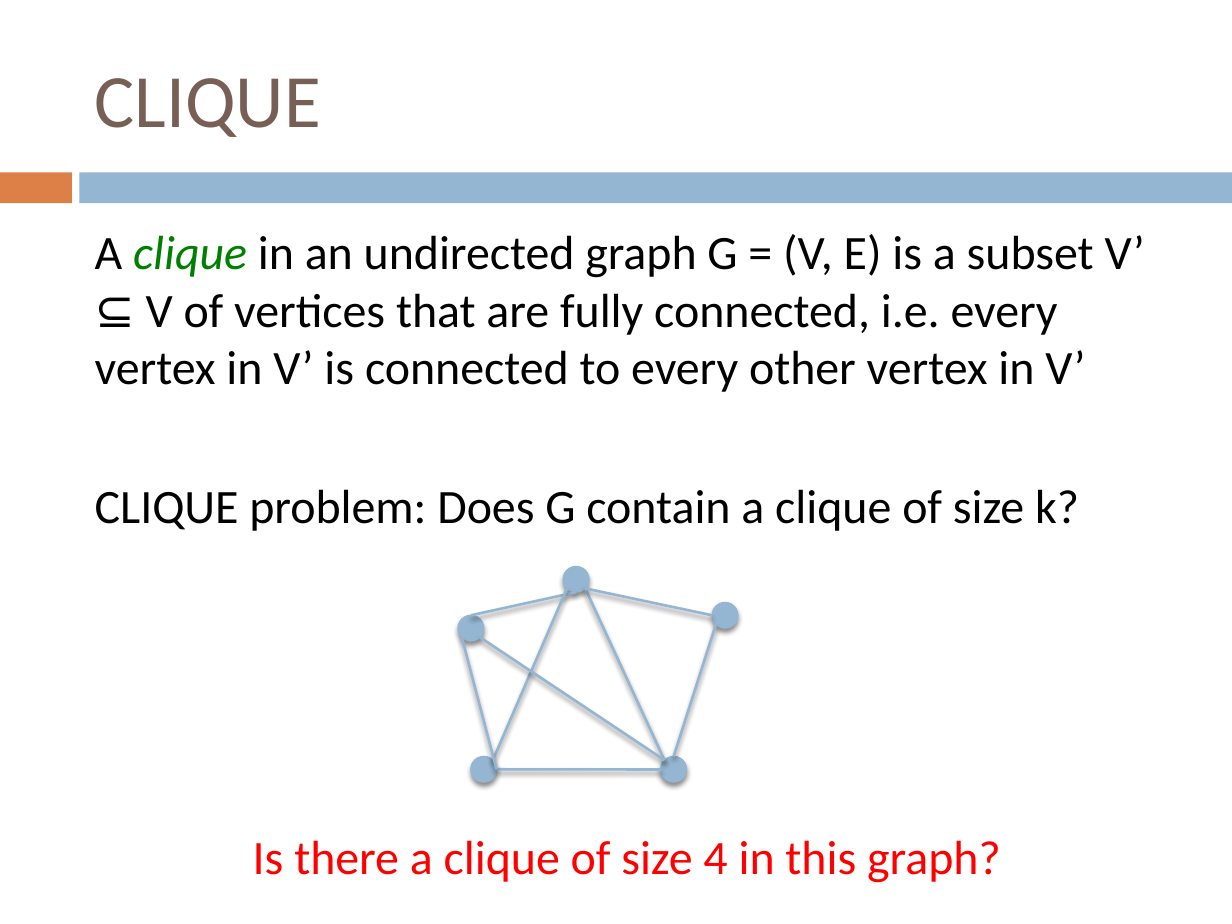
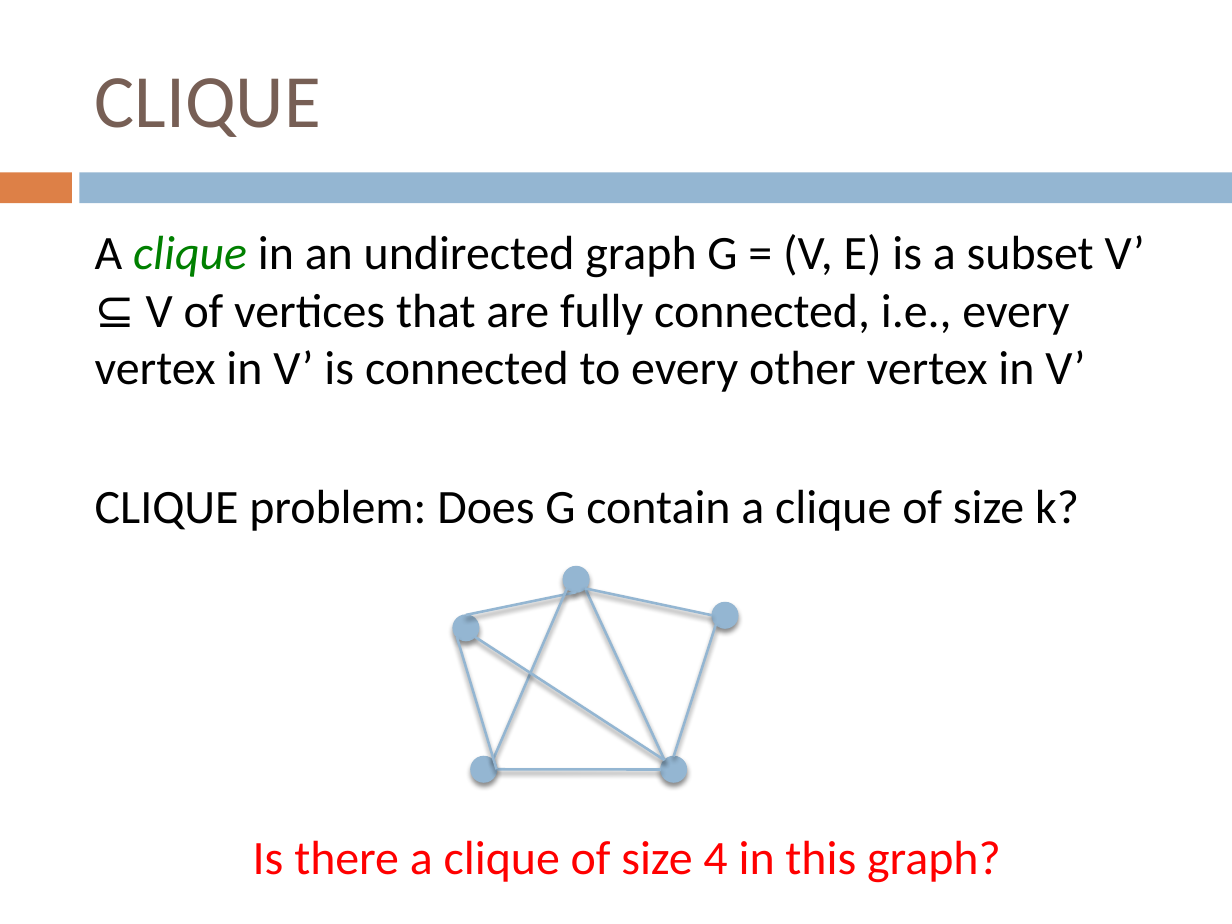
Before and after one commit to Collins-kariuk/Algorithms, a slide deck: slide 64 of Lectures/Lecture 23_NP-Complete Problems.pptx. Drawn at 1232x924 pixels with LibreOffice and Linux fonts; fonts in the diff are those of the drawing. Boxes give left, top, right and bottom in pixels: in the first picture for what was removed or moved away, otherwise in the second. Text is boxed around its words. In the diff, an @@ line names an element or a change of style, - is before the commit and + after.

```diff
--- a/Lectures/Lecture 23_NP-Complete Problems.pptx
+++ b/Lectures/Lecture 23_NP-Complete Problems.pptx
@@ text at <box>95,234,1145,392</box>: text changed @@
-A clique in an undirected graph G = (V, E) is a subset V’ ⊆ V of vertices that are fully connected, i.e. every vertex in V’ is connected to every other vertex in V’
+A clique in an undirected graph G = (V, E) is a subset V’ ⊆ V of vertices that are fully connected, i.e., every vertex in V’ is connected to every other vertex in V’
@@ line moved from (577, 593) - (471, 615) to (577, 593) - (466, 615) @@
@@ ellipse: place and size @@
-ellipse at <box>458,615,484,641</box>
+ellipse at <box>453,615,479,641</box>
@@ line moved from (462, 637) - (496, 769) to (457, 637) - (496, 769) @@
@@ line moved from (480, 637) - (664, 760) to (476, 637) - (664, 760) @@
```
Also in this commit, not shown: 40 other slides changed.
